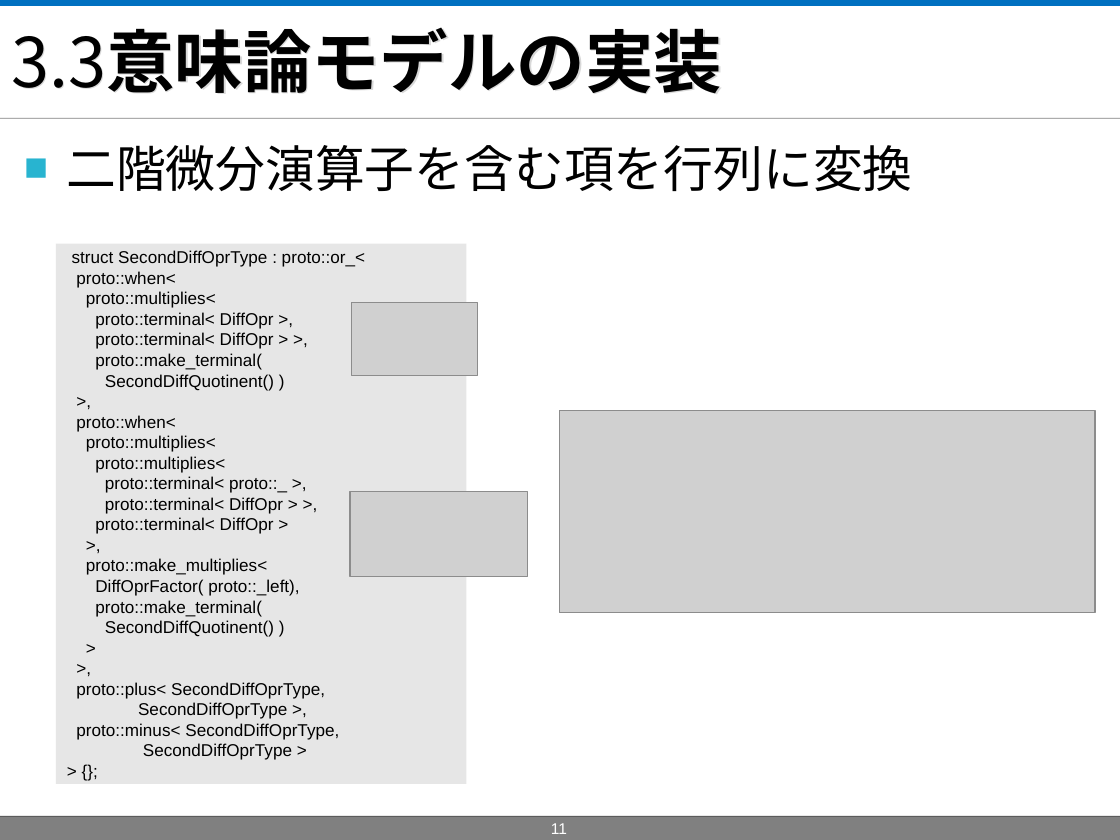
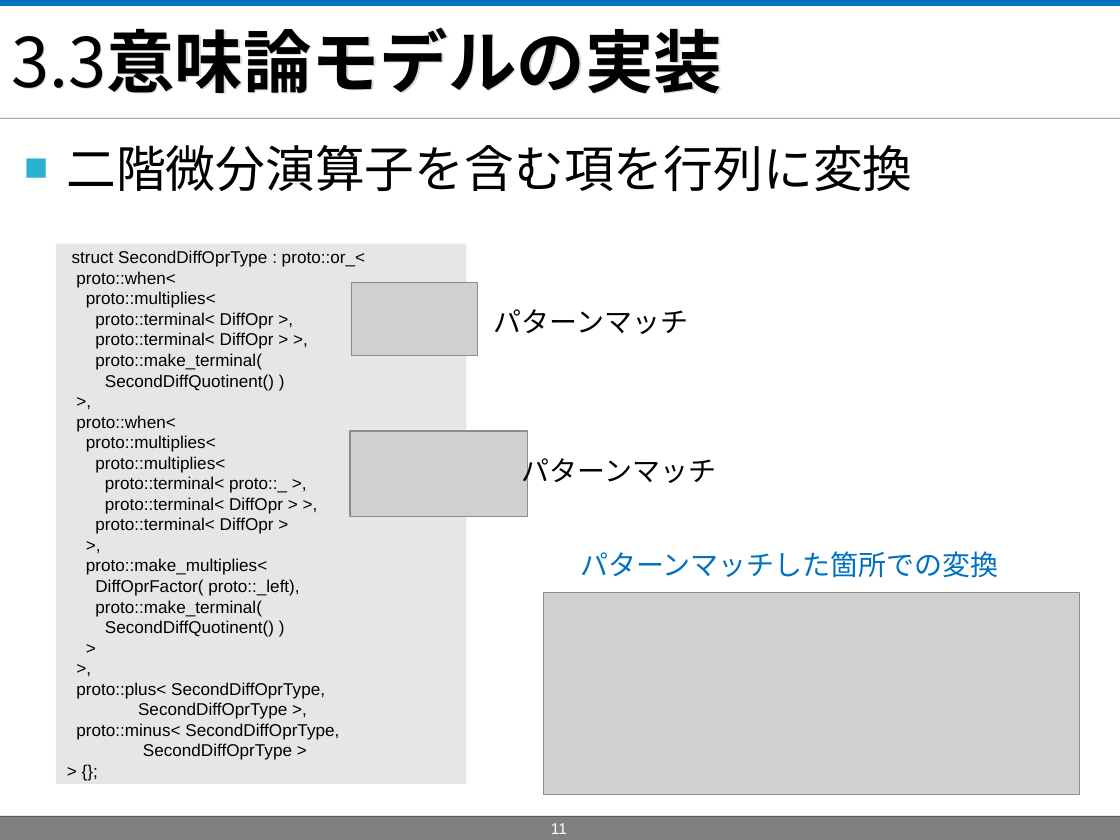
Before and after one commit to masa-ito/ProtoToPoisson, a slide deck: slide 11 of doc/第57回プログラミング・シンポジウム/presentationAtJaxaOn10Dec2015/ProtoFVM_PresentationAtJaxaOn10Dec2015.ppt. Drawn at 1120x840 pixels with LibreOffice and Linux fonts; fonts in the diff are those of the drawing; grey boxes stand for pictures; background and template pictures are left out. Boxes give left, top, right and bottom in pixels: in the first picture for what was removed or moved away, otherwise in the second. Text is boxed around its words. In the diff, an @@ line names an element or a change of style, - is before the commit and + after.

```diff
--- a/doc/第57回プログラミング・シンポジウム/presentationAtJaxaOn10Dec2015/ProtoFVM_PresentationAtJaxaOn10Dec2015.ppt
+++ b/doc/第57回プログラミング・シンポジウム/presentationAtJaxaOn10Dec2015/ProtoFVM_PresentationAtJaxaOn10Dec2015.ppt
@@ picture: place and size @@
-picture at <box>352,302,478,376</box>
+picture at <box>352,282,478,356</box>
@@ text added at <box>494,309,689,334</box>, 18 pt, text #000000 @@
+パターンマッチ
@@ picture: place and size @@
-picture at <box>351,492,528,577</box>
+picture at <box>351,431,528,516</box>
@@ text added at <box>521,453,716,489</box>, 18 pt, text #000000 @@
+パターンマッチ
@@ text added at <box>580,551,999,578</box>, 18 pt, text #0070C0 @@
+パターンマッチした箇所での変換
@@ picture: place and size @@
-picture at <box>559,411,1095,614</box>
+picture at <box>543,592,1079,795</box>
```
Also in this commit, not shown: 4 other slides changed.
